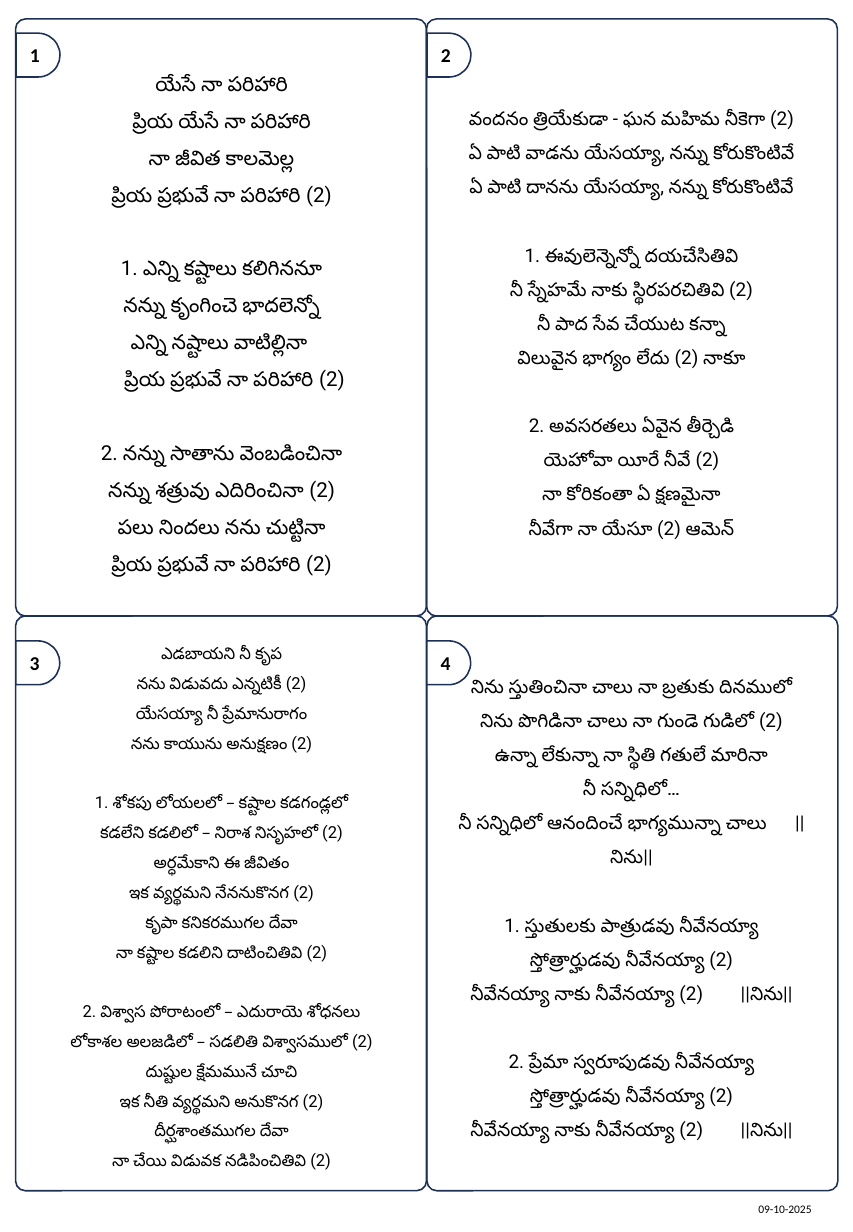
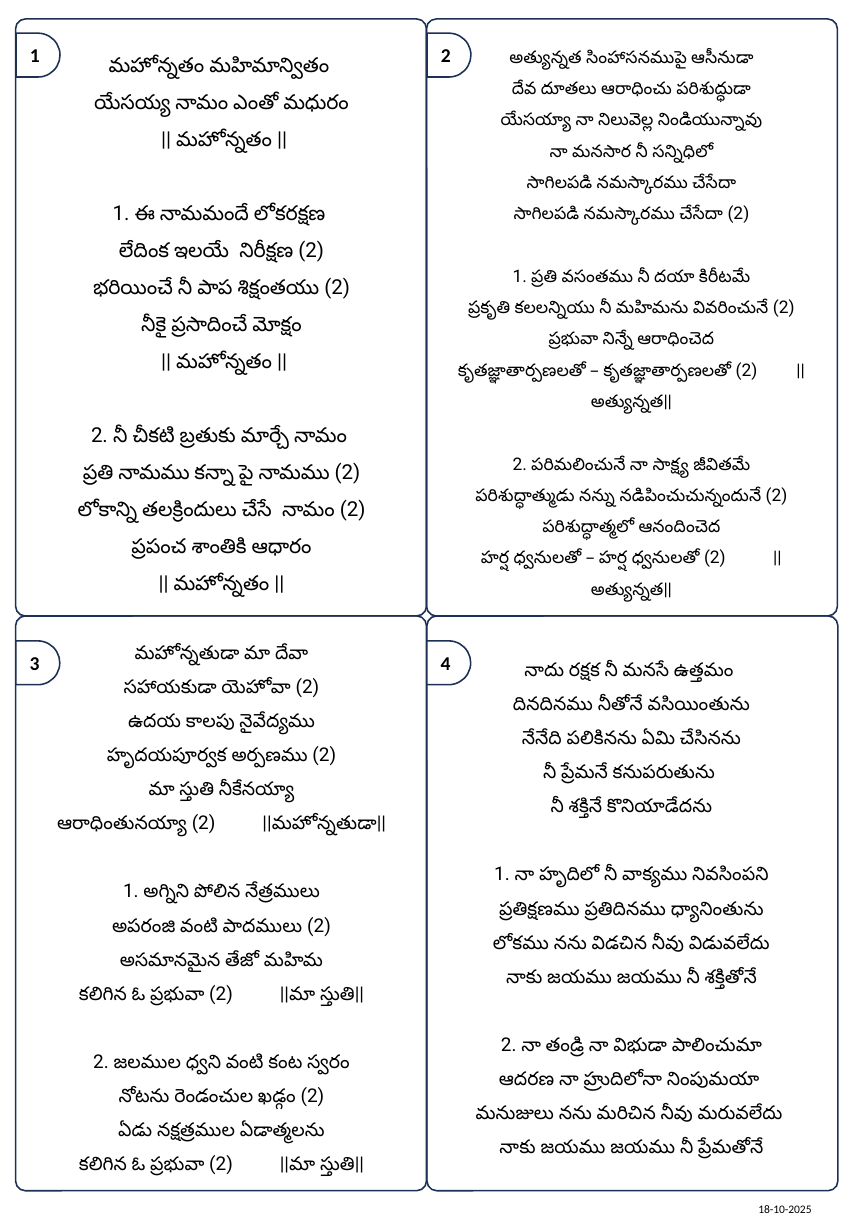
Before and after one commit to venu-webdev/songsDb, a slide deck: slide 1 of songsTemplate.pptx. Drawn at 853x1232 pixels with LibreOffice and Linux fonts; fonts in the diff are those of the drawing. Boxes give left, top, right and bottom in pixels: in the first picture for what was removed or moved away, otherwise in the second. Text is boxed around its words. In the diff, an @@ line names an element or a change of style, - is before the commit and + after.

```diff
--- a/songsTemplate.pptx
+++ b/songsTemplate.pptx
@@ text at (x1=78, y1=57, x2=366, y2=597): text changed @@
-యేసే నా పరిహారి
-ప్రియ యేసే నా పరిహారి
-నా జీవిత కాలమెల్ల
-ప్రియ ప్రభువే నా పరిహారి (2)
-1. ఎన్ని కష్టాలు కలిగిననూ
-నన్ను కృంగించె భాదలెన్నో
-ఎన్ని నష్టాలు వాటిల్లినా
-ప్రియ ప్రభువే నా పరిహారి (2)
-2. నన్ను సాతాను వెంబడించినా
-నన్ను శత్రువు ఎదిరించినా (2)
-పలు నిందలు నను చుట్టినా
-ప్రియ ప్రభువే నా పరిహారి (2)
+మహోన్నతం మహిమాన్వితం
+యేసయ్య నామం ఎంతో మధురం
+|| మహోన్నతం ||
+1. ఈ నామమందే లోకరక్షణ
+లేదింక ఇలయే నిరీక్షణ (2)
+భరియించే నీ పాప శిక్షంతయు (2)
+నీకై ప్రసాదించే మోక్షం
+|| మహోన్నతం ||
+2. నీ చీకటి బ్రతుకు మార్చే నామం
+ప్రతి నామము కన్నా పై నామము (2)
+లోకాన్ని తలక్రిందులు చేసే నామం (2)
+ప్రపంచ శాంతికి ఆధారం
+|| మహోన్నతం ||
@@ text at (x1=458, y1=50, x2=795, y2=602): text changed; size 12 to 11 pt @@
-వందనం త్రియేకుడా - ఘన మహిమ నీకెగా (2)
-ఏ పాటి వాడను యేసయ్యా, నన్ను కోరుకొంటివే
-ఏ పాటి దానను యేసయ్యా, నన్ను కోరుకొంటివే
-1. ఈవులెన్నెన్నో దయచేసితివి
-నీ స్నేహమే నాకు స్థిరపరచితివి (2)
-నీ పాద సేవ చేయుట కన్నా
-విలువైన భాగ్యం లేదు (2) నాకూ
-2. అవసరతలు ఏవైన తీర్చెడి
-యెహోవా యీరే నీవే (2)
-నా కోరికంతా ఏ క్షణమైనా
-నీవేగా నా యేసూ (2) ఆమెన్
+అత్యున్నత సింహాసనముపై ఆసీనుడా
+దేవ దూతలు ఆరాధించు పరిశుద్ధుడా
+యేసయ్యా నా నిలువెల్ల నిండియున్నావు
+నా మనసార నీ సన్నిధిలో
+సాగిలపడి నమస్కారము చేసేదా
+సాగిలపడి నమస్కారము చేసేదా (2)
+1. ప్రతి వసంతము నీ దయా కిరీటమే
+ప్రకృతి కలలన్నియు నీ మహిమను వివరించునే (2)
+ప్రభువా నిన్నే ఆరాధించెద
+కృతజ్ఞాతార్పణలతో – కృతజ్ఞాతార్పణలతో (2) ||అత్యున్నత||
+2. పరిమలించునే నా సాక్ష్య జీవితమే
+పరిశుద్ధాత్ముడు నన్ను నడిపించుచున్నందునే (2)
+పరిశుద్ధాత్మలో ఆనందించెద
+హర్ష ధ్వనులతో – హర్ష ధ్వనులతో (2) ||అత్యున్నత||
@@ text at (x1=57, y1=645, x2=386, y2=1176): text changed; size 10.5 to 12 pt @@
-ఎడబాయని నీ కృప
-నను విడువదు ఎన్నటికీ (2)
-యేసయ్యా నీ ప్రేమానురాగం
-నను కాయును అనుక్షణం (2)
-1. శోకపు లోయలలో – కష్టాల కడగండ్లలో
-కడలేని కడలిలో – నిరాశ నిసృహలో (2)
-అర్ధమేకాని ఈ జీవితం
-ఇక వ్యర్థమని నేననుకొనగ (2)
-కృపా కనికరముగల దేవా
-నా కష్టాల కడలిని దాటించితివి (2)
-2. విశ్వాస పోరాటంలో – ఎదురాయె శోధనలు
-లోకాశల అలజడిలో – సడలితి విశ్వాసములో (2)
-దుష్టుల క్షేమమునే చూచి
-ఇక నీతి వ్యర్థమని అనుకొనగ (2)
-దీర్ఘశాంతముగల దేవా
-నా చేయి విడువక నడిపించితివి (2)
+మహోన్నతుడా మా దేవా
+సహాయకుడా యెహోవా (2)
+ఉదయ కాలపు నైవేద్యము
+హృదయపూర్వక అర్పణము (2)
+మా స్తుతి నీకేనయ్యా
+ఆరాధింతునయ్యా (2) ||మహోన్నతుడా||
+1. అగ్నిని పోలిన నేత్రములు
+అపరంజి వంటి పాదములు (2)
+అసమానమైన తేజో మహిమ
+కలిగిన ఓ ప్రభువా (2) ||మా స్తుతి||
+2. జలముల ధ్వని వంటి కంట స్వరం
+నోటను రెండంచుల ఖడ్గం (2)
+ఏడు నక్షత్రముల ఏడాత్మలను
+కలిగిన ఓ ప్రభువా (2) ||మా స్తుతి||
@@ text at (x1=476, y1=662, x2=783, y2=1159): text changed @@
-నిను స్తుతించినా చాలు నా బ్రతుకు దినములో
-నిను పొగిడినా చాలు నా గుండె గుడిలో (2)
-ఉన్నా లేకున్నా నా స్థితి గతులే మారినా
-నీ సన్నిధిలో…
-నీ సన్నిధిలో ఆనందించే భాగ్యమున్నా చాలు ||నిను||
-1. స్తుతులకు పాత్రుడవు నీవేనయ్యా
-స్తోత్రార్హుడవు నీవేనయ్యా (2)
-నీవేనయ్యా నాకు నీవేనయ్యా (2) ||నిను||
-2. ప్రేమా స్వరూపుడవు నీవేనయ్యా
-స్తోత్రార్హుడవు నీవేనయ్యా (2)
-నీవేనయ్యా నాకు నీవేనయ్యా (2) ||నిను||
+నాదు రక్షక నీ మనసే ఉత్తమం
+దినదినము నీతోనే వసియింతును
+నేనేది పలికినను ఏమి చేసినను
+నీ ప్రేమనే కనుపరుతును
+నీ శక్తినే కొనియాడేదను
+1. నా హృదిలో నీ వాక్యము నివసింపని
+ప్రతిక్షణము ప్రతిదినము ధ్యానింతును
+లోకము నను విడచిన నీవు విడువలేదు
+నాకు జయము జయము నీ శక్తితోనే
+2. నా తండ్రి నా విభుడా పాలించుమా
+ఆదరణ నా హ్రుదిలోనా నింపుమయా
+మనుజులు నను మరిచిన నీవు మరువలేదు
+నాకు జయము జయము నీ ప్రేమతోనే
@@ text at (x1=758, y1=1205, x2=811, y2=1213): text changed @@
-09-10-2025
+18-10-2025
```
Also in this commit, not shown: 1 other slide changed, 12 other files.
